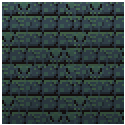
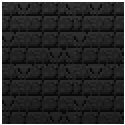
Layer changes from the first 125x125 image to the second:
hid "BG" (6th of 7, in "Dungeon") over [2, 2, 124, 124]
added layer "BG_Dark" in group "Dungeon" over [2, 2, 124, 124]
